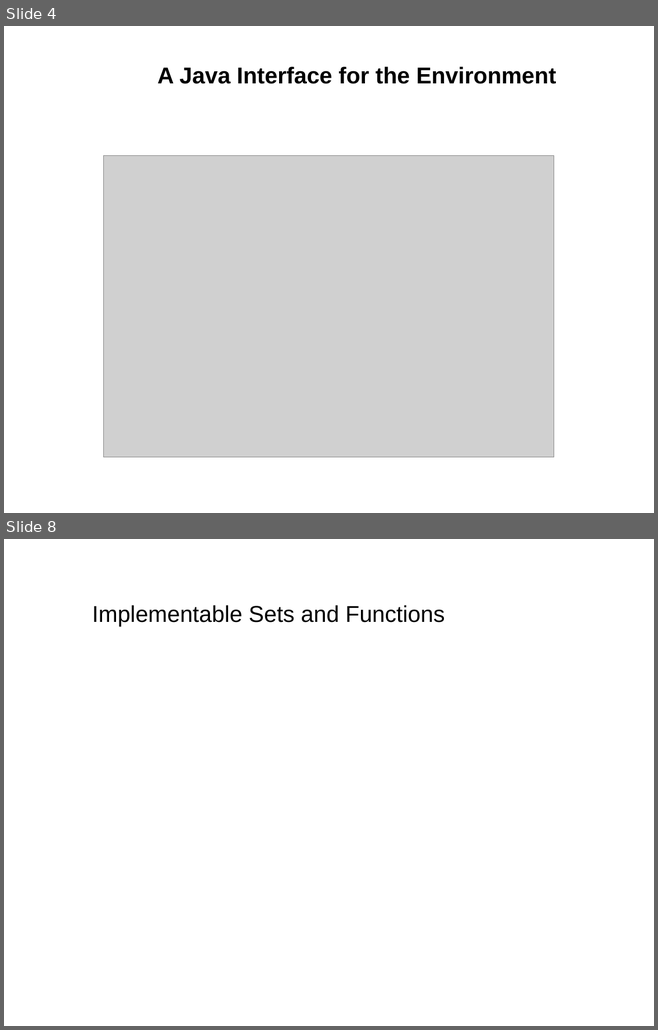
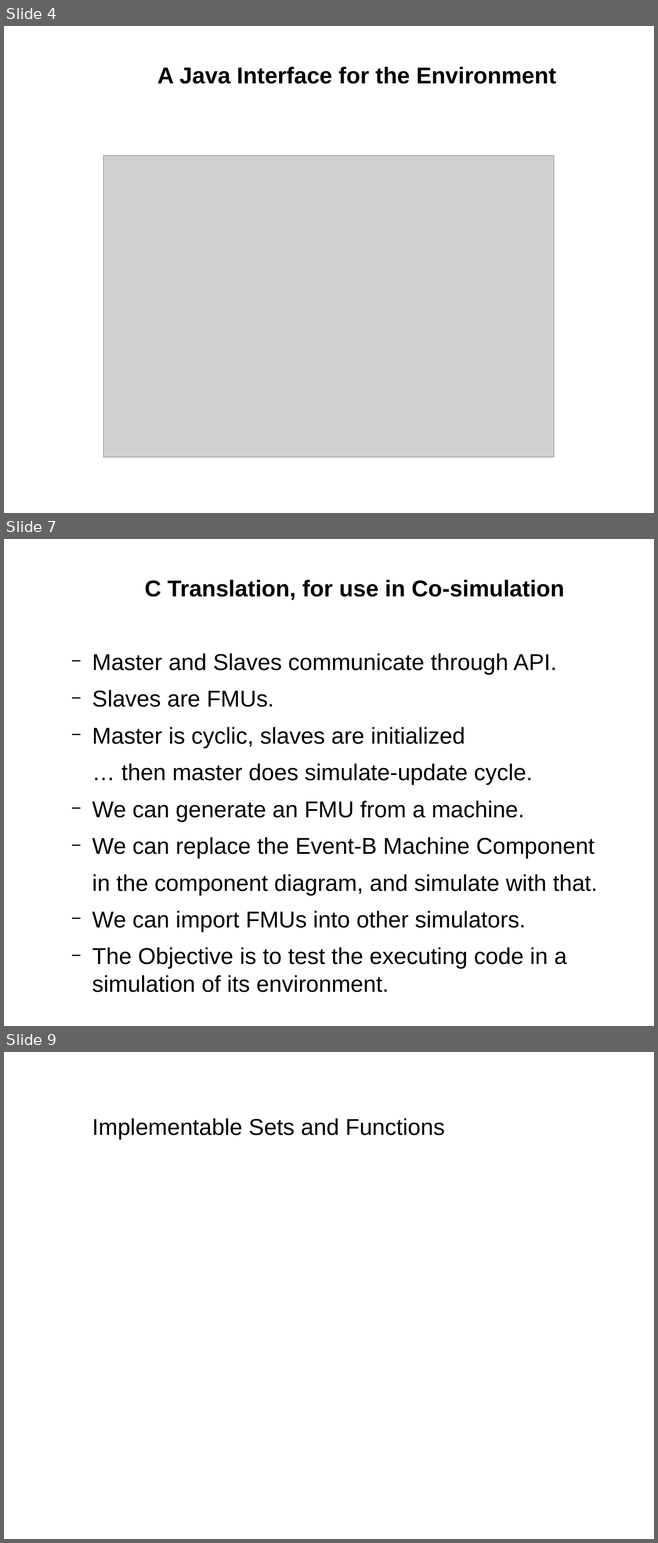
Before and after one commit to weetmuts/rodin-b-sharp-iUML_B_Utils, a slide deck: work/store/Writing/RUDW2014(accepted)/presentation/presentation.odp. Shown one above the other, each under a label of ours: slides 4 and 8 before the commit, slides 4, 7 and 9 after it; the slides between them are not shown. The pictures are 658x1030 and 658x1543 pixels, drawn with LibreOffice and Linux fonts; fonts in the diff are those of the drawing; grey boxes stand for pictures. Boxes give left, top, right and bottom in pixels: in the first picture for what was removed or moved away, otherwise in the second. Text is boxed around its words. In the diff, an @@ line names an element or a change of style, - is before the commit and + after.

```diff
--- a/work/store/Writing/RUDW2014(accepted)/presentation/presentation.odp
+++ b/work/store/Writing/RUDW2014(accepted)/presentation/presentation.odp
@@ slide 7 added at (4,539,654,1026), background #FFFFFF @@
@@ text added at (92,580,597,993), 28 pt, text #000000 @@
+  C Translation, for use in Co-simulation
+  − Master and Slaves communicate through API.
+  − Slaves are FMUs.
+  − Master is cyclic, slaves are initialized
+  … then master does simulate-update cycle.
+  − We can generate an FMU from a machine.
+  − We can replace the Event-B Machine Component
+  in the component diagram, and simulate with that.
+  − We can import FMUs into other simulators.
+  − The Objective is to test the executing code in a simulation of its environment.
@@ what was slide 8 is now slide 9 @@
```
Also in this commit, not shown: 3 slides changed, 1 other slide added, 1 slide removed, 3 other files.
